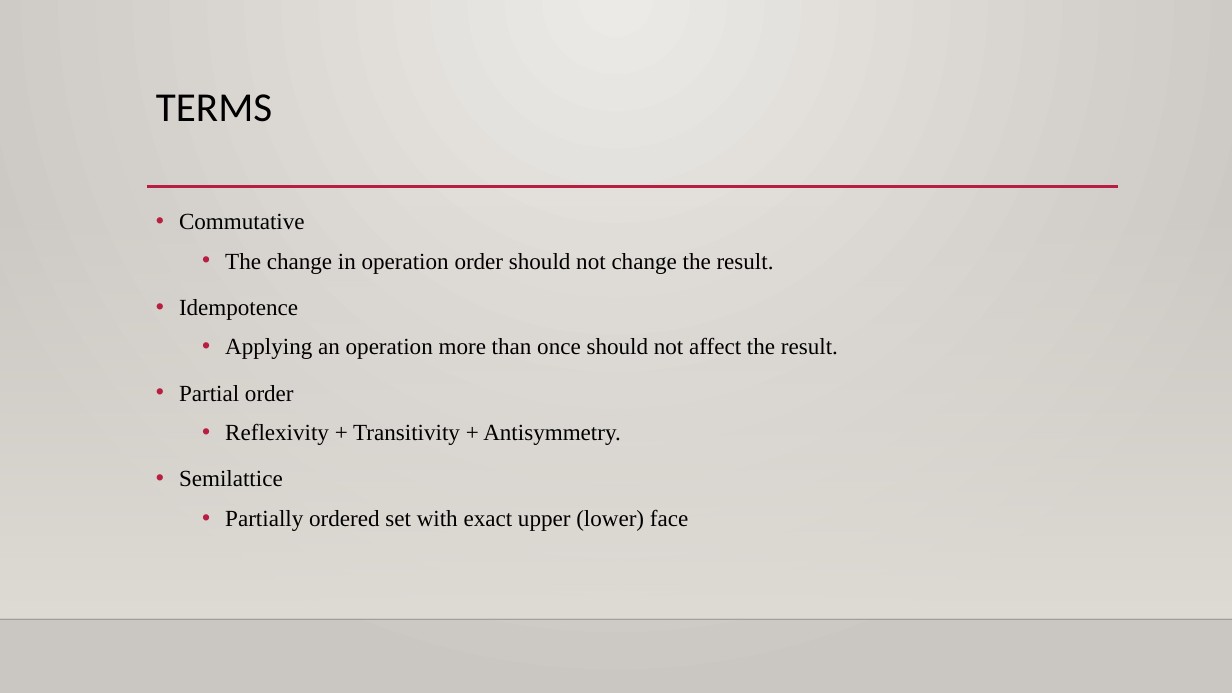
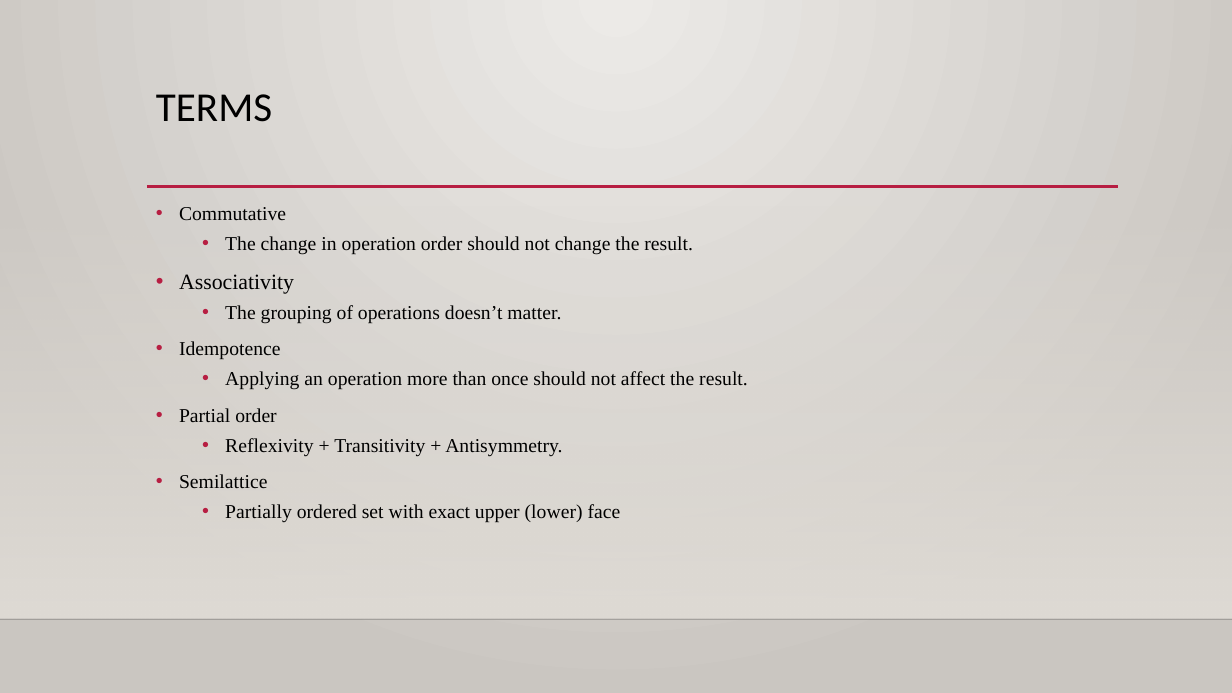
Before and after one commit to azhagumathi/task, a slide deck: slide 20 of crdt.pptx (slide 14 before the commit). Drawn at 1232x693 pixels with LibreOffice and Linux fonts; fonts in the diff are those of the drawing; background and template pictures are left out. Boxes give left, top, right and bottom in pixels: in the first picture for what was removed or moved away, otherwise in the second. Text is boxed around its words. In the diff, an @@ line names an element or a change of style, - is before the commit and + after.

```diff
--- a/crdt.pptx
+++ b/crdt.pptx
@@ text at [179,207,748,523]: size 18 to 15.3 pt in "Commutative", "The change in operation order should not ...", "Idempotence", "Applying an operation more than once should ..." and 4 more places; line spacing 1.2 to 1 @@
@@ text at [179,274,561,324]: paragraphs added @@
+• Associativity
+  • The grouping of operations doesn’t matter.
```
Also in this commit, not shown: 7 other slides changed, 9 slides added, 3 slides removed.
